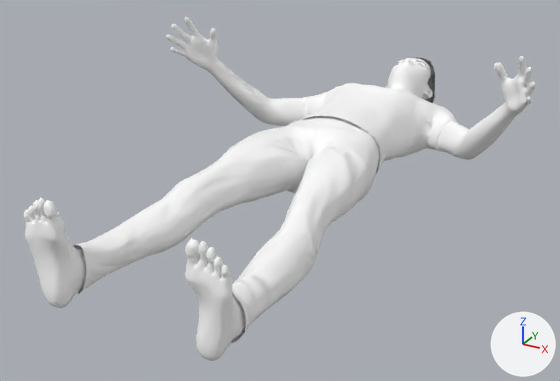
An edit to the FBX model data/models/npc/civilian_001/civilian_001_source.fbx, drawn before and after from the same camera.
Before and after are seen from a 50 mm lens placed at (9.11, -10.03, 8.5), pointed at (-0.63, 7.68, -0.35). The lights are fixed; the arrows at lower right show +X, +Y and +Z. The picture after the commit comes second. Where no turn or scale is listed for an object, it has been applied to the vertices.

The first picture shows 'civilian_001_sourceMesh', 'female_casualsuit01Mesh' and 1 more.
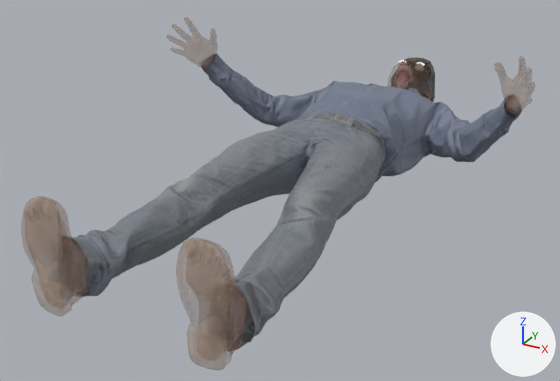
Location of each change, [x1, y1, x2, y2] in pixels of the pictures (560 x 381 px):
'male_casualsuit01Mesh', added
    after: [60, 54, 522, 352]
'civilian_001_sourceMesh', surface changed
    both: [24, 18, 535, 336]
'female_casualsuit01Mesh', deleted
    before: [73, 83, 458, 343]
'shoes01Mesh', added
    after: [32, 217, 254, 366]

Patch to the scene script:
```diff
--- a/data/models/npc/civilian_001/civilian_001_source.fbx.py
+++ b/data/models/npc/civilian_001/civilian_001_source.fbx.py
@@ img_middleage_darkskinned_male_diffuse_png @@
+img_middleage_darkskinned_male_diffuse_png = load_image('middleage_darkskinned_male_diffuse.png', 'textures/middleage_darkskinned_male_diffuse.png', 2048, 2048, 'Non-Color')
@@ img_shoes01_diffuse_png @@
+img_shoes01_diffuse_png = load_image('shoes01_diffuse.png', 'textures/shoes01_diffuse.png', 1024, 1024, 'Non-Color')
@@ img_shoes01_normal_png @@
+img_shoes01_normal_png = load_image('shoes01_normal.png', 'textures/shoes01_normal.png', 1024, 1024, 'Non-Color')
@@ img_male_casualsuit01_diffuse_png @@
+img_male_casualsuit01_diffuse_png = load_image('male_casualsuit01_diffuse.png', 'textures/male_casualsuit01_diffuse.png', 2048, 2048, 'Non-Color')
@@ img_male_casualsuit01_normal_png @@
+img_male_casualsuit01_normal_png = load_image('male_casualsuit01_normal.png', 'textures/male_casualsuit01_normal.png', 2048, 2048, 'Non-Color')
@@ mat_civilian_001_source @@
 n0 = _N.new('ShaderNodeBsdfPrincipled'); n0.name = 'Principled BSDF'
-n0.inputs[0].default_value = (1.0, 1.0, 1.0, 1.0)  # 'Base Color', white #ffffff
 n0.inputs[2].default_value = 0.553  # 'Roughness'
 n1 = _N.new('ShaderNodeOutputMaterial'); n1.name = 'Material Output'
+n2 = _N.new('ShaderNodeTexImage'); n2.name = 'Image Texture'
+n2.image = img_middleage_darkskinned_male_diffuse_png
+n3 = _N.new('ShaderNodeTexImage'); n3.name = 'Image Texture.001'
+n3.image = img_middleage_darkskinned_male_diffuse_png
+n4 = _N.new('ShaderNodeTexImage'); n4.name = 'Image Texture.002'
+n4.image = img_middleage_darkskinned_male_diffuse_png
 _L.new(n0.outputs[0], n1.inputs[0])  # 'BSDF' to 'Surface'
+_L.new(n2.outputs[0], n0.inputs[0])  # 'Color' to 'Base Color'
+_L.new(n3.outputs[0], n0.inputs[18])  # 'Color' to 'Transmission Weight'
+_L.new(n4.outputs[0], n0.inputs[4])  # 'Color' to 'Alpha'
@@ mat_shoes01 @@
+mat_shoes01 = bpy.data.materials.new('shoes01')
+# uses the picture img_shoes01_diffuse_png
+# uses the picture img_shoes01_normal_png
@@ mat_male_casualsuit01 @@
+mat_male_casualsuit01 = bpy.data.materials.new('male_casualsuit01')
+# uses the picture img_male_casualsuit01_diffuse_png
+# uses the picture img_male_casualsuit01_normal_png
@@ me_shoes01 @@
+me_shoes01.from_pydata(...)  # 1722 vertices, 1660 faces; spans x -2.54..2.54, y -0.03..2.14, z -0.61..2.11
+me_shoes01.materials.append(mat_shoes01)
@@ me_male_casualsuit01 @@
+me_male_casualsuit01.from_pydata(...)  # 8426 vertices, 8336 faces; spans x -5.2..5.16, y 0.73..15.43, z -1.25..2.41
+me_male_casualsuit01.materials.append(mat_male_casualsuit01)
@@ ob_female_casualsuit01mesh @@
-ob_female_casualsuit01mesh = bpy.data.objects.new('female_casualsuit01Mesh', me_female_casualsuit01)
-ob_female_casualsuit01mesh.location = (0.0, 0.0, 0.0)
@@ ob_shoes01mesh @@
+ob_shoes01mesh = bpy.data.objects.new('shoes01Mesh', me_shoes01)
+ob_shoes01mesh.location = (0.0, 0.0, 0.0)
@@ ob_male_casualsuit01mesh @@
+ob_male_casualsuit01mesh = bpy.data.objects.new('male_casualsuit01Mesh', me_male_casualsuit01)
+ob_male_casualsuit01mesh.location = (0.0, 0.0, 0.0)
```
